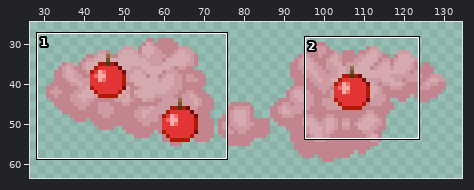
Sprite sheet: plants/trees/food/foliage/cherryMFM/branch2.png. The first picture is a wide view before the edit; the outline marks the close-up.
Close-up. Before the commit:
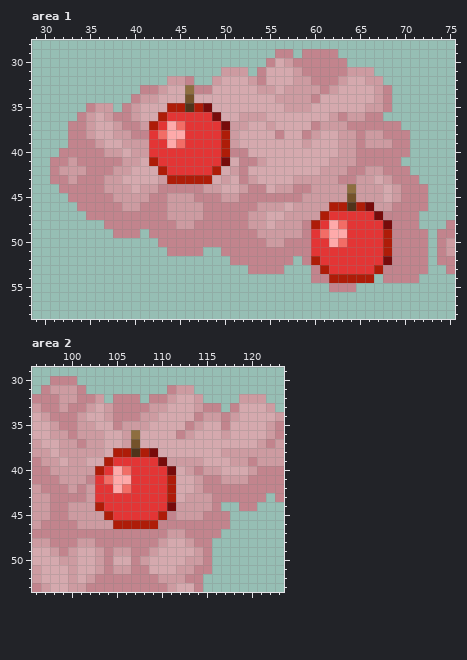
The file is 150x100 pixels. Shown: area 1: x 29..75, y 28..58; area 2: x 96..123, y 29..53. The wide view leaves out empty margins.
New version:
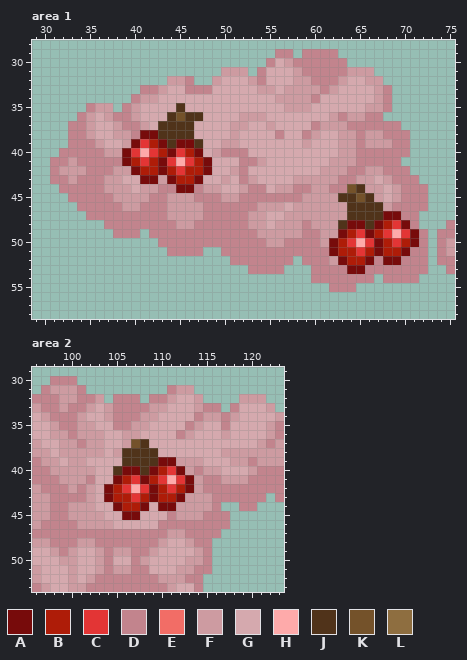
Palette (. is transparent): A #770b0b  B #ae1c08  C #e33535  D #c2848d  E #f26d66  F #cd9ba1  G #d5a9ae  H #feaaaa  J #50331a  K #74522a  L #8e6e40
Changes in this commit:
Changed rows in their new state; - is an unchanged pixel.
Area 1:
first column x 39:
33 -------D-------------------------
34 -------G-------------------------
35 -----GJGGG-----------------------
36 ----GJKJJGG----------------------
37 ---GJJJJGGGG---------------------
38 --AAJJJJGGGG---------------------
39 -ACBAJAAJGGF---------------------
40 ACH-BA-BAGFD---------------------
41 ABC-A-H-BAGG---------------------
42 -ABBAB-BBAG----------------------
43 --AA-A--AG-----------------------
44 ------AA---------------DDKJ------
45 ------------------------JJKJ-----
46 -----------------------FF-JJJ----
47 ----------------------FFFJJJJAA--
48 ---------------------FFFJAAJABCA-
49 ---------------------DFFAB-ABCHCA
50 ---------------------DFAB-H-A-CBA
51 ---------------------DDABB-BA-BA-
52 ---------------------DDFABBAD-A--
53 ----------------------DDDAADD----
54 -----------------------DDDDD-----
Area 2:
first column x 103:
35 ---D-------
36 ----F------
37 -----J-----
38 --FJ-JJ----
39 -GGJJJJ-A--
40 GGJAAJABCA-
41 GGAB-AB-HCA
42 GABCH-ABCBA
43 GABB-BAB-A-
44 GGABBAGA---
45 -GGAAGGG---
46 --GGGGG----
Boxes around the changes in both close-ups, in picture pixels (x1, y1, x2, y2):
changed: (122, 85, 230, 193)
changed: (311, 184, 419, 283)
changed: (95, 421, 194, 529)
